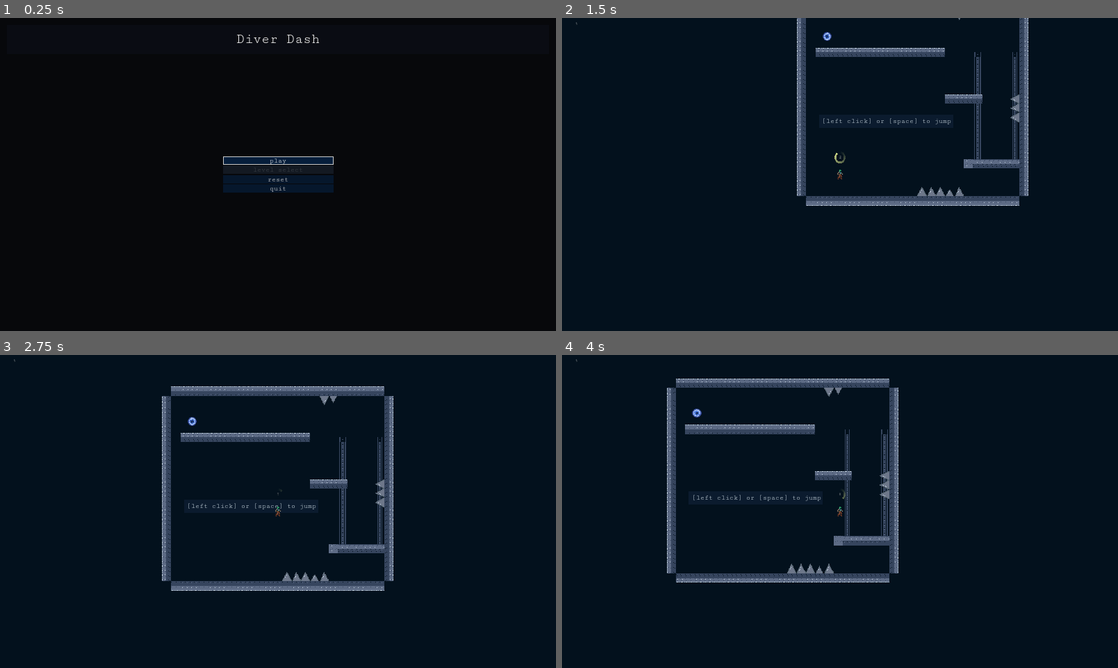
Above: before the commit, frames 1-4 (two rows, left to right).
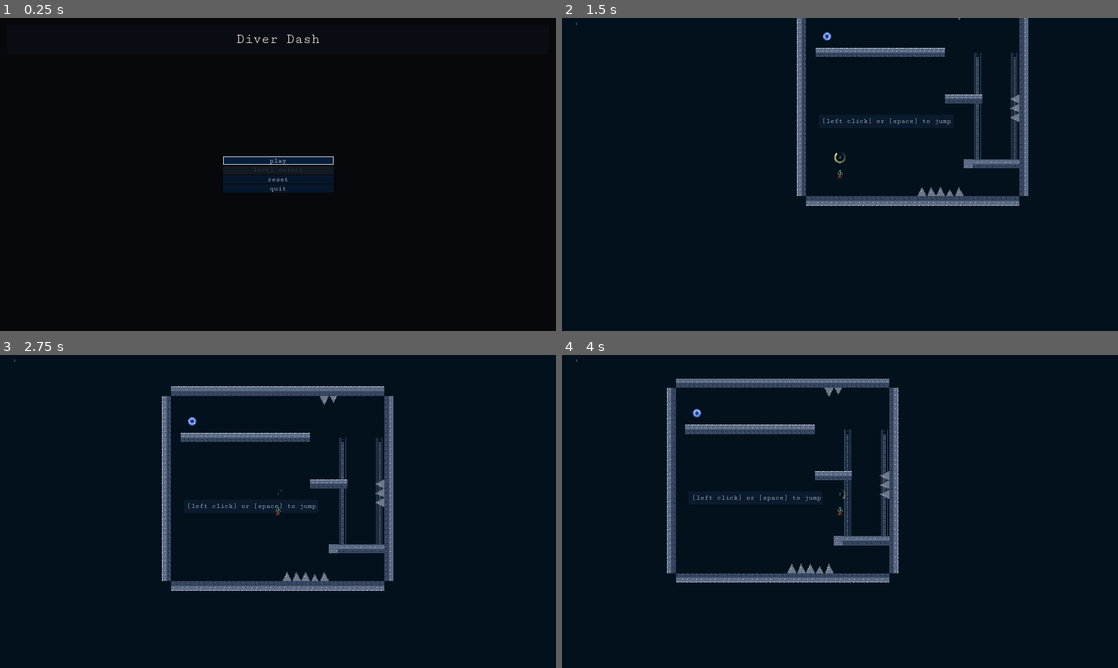
Above: after the commit, the same moments.

Repository: Zafuzi/DiverDash
Game: Godot game, scene res://scenes/main_menu.tscn
Two runs of this game, one before a commit and one after it. Both use one fixed random seed, a clock stepped at 60 frames per second and the inputs below.
Inputs (mouse positions are in pixels of both pictures, inside the frame that each line leads up to):
- Up to frame 1 (0.25 s): no input
- Up to frame 2 (1.5 s): click "play" at 0.5 s; tap Enter at 1.25 s; move the mouse to (962, 158) at 1.27 s; hold Right (ui_right) from 1.28 s (still down); hold Shift (run) from 1.28 s (still down); click (962, 158) at 1.42 s
- Up to frame 3 (2.75 s): tap Space (jump) at 1.52, 2.27 s; move the mouse to (166, 527) at 2.02 s; release Right (ui_right) at 2.03 s; release Shift (run) at 2.03 s; hold Down (ui_down) from 2.03 s (still down); click (166, 527) at 2.1 s
- Up to frame 4 (4 s): move the mouse to (895, 442) at 2.77 s; release Down (ui_down) at 2.78 s; hold Right (ui_right) 2.78-3.53 s; hold Shift (run) 2.78-3.53 s; move the mouse to (812, 574) at 3.52 s; hold Up (ui_up) from 3.53 s (still down); click (812, 574) at 3.6 s; tap Space (jump) at 3.77 s

The runs differ from the first frame. In frame 2, 0.5% of the frame differs, in the area x 2-84%, y 0-60%; in frame 3, 0.6%; in frame 4, 0.7%, in the area x 2-61%, y 2-73%.

Commit message:
* turned off pixel snap

Diff:
--- a/project.godot
+++ b/project.godot
@@ -148,6 +148,5 @@
 
 [rendering]
 
-2d/snapping/use_gpu_pixel_snap=true
 environment/default_clear_color=Color( 0, 0, 0, 1 )
 environment/default_environment="res://sprites/tilesets/default_env.tres"
